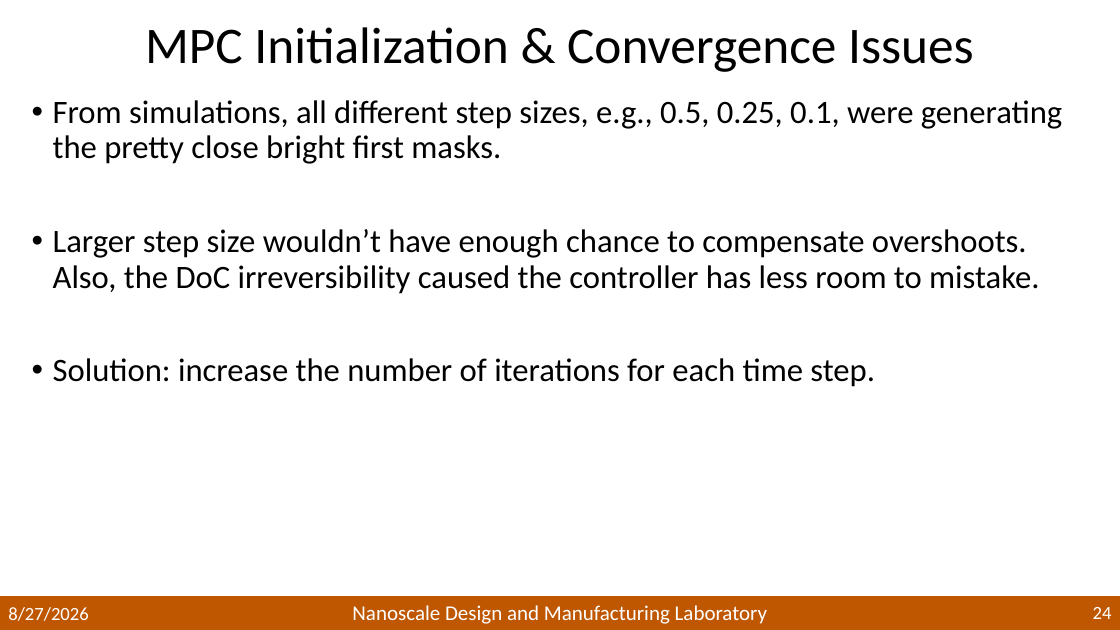
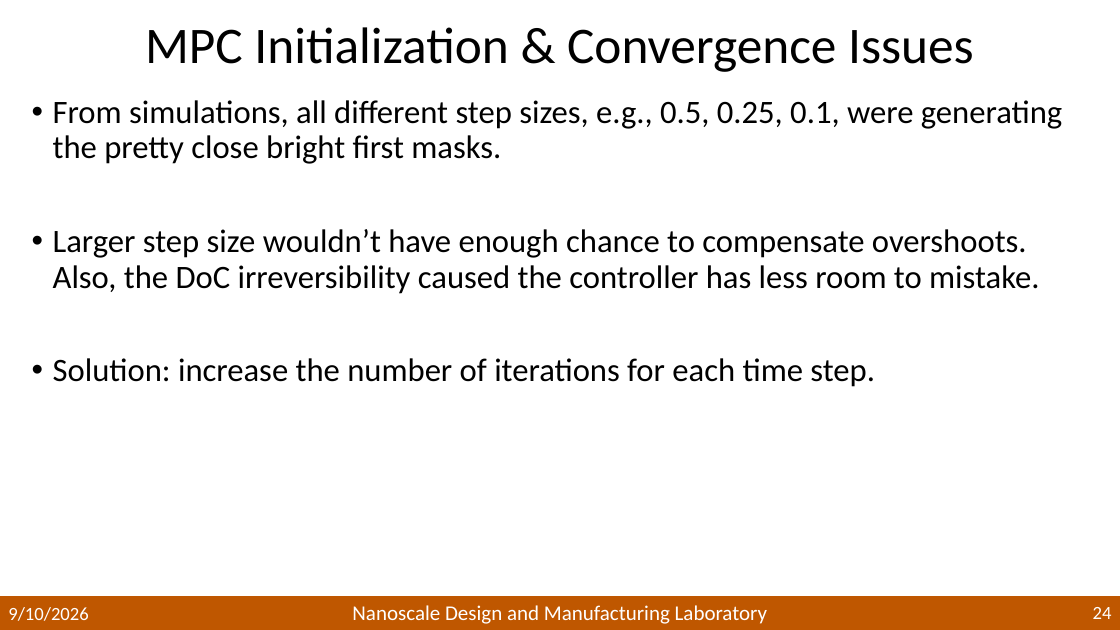
Before and after one commit to 7jadenwang/AIE-2D, a slide deck: slide 24 of presentations/AIE_control_2026.pptx. Drawn at 1120x630 pixels with LibreOffice and Linux fonts; fonts in the diff are those of the drawing; background and template pictures are left out. Boxes give left, top, right and bottom in pixels: in the first picture for what was removed or moved away, otherwise in the second. Text is boxed around its words. In the diff, an @@ line names an element or a change of style, - is before the commit and + after.

```diff
--- a/presentations/AIE_control_2026.pptx
+++ b/presentations/AIE_control_2026.pptx
@@ text at (8,607,88,621): text changed @@
-8/27/2026
+9/10/2026
```
Also in this commit, not shown: 26 other slides changed, 2 slides added, 55 other files.
